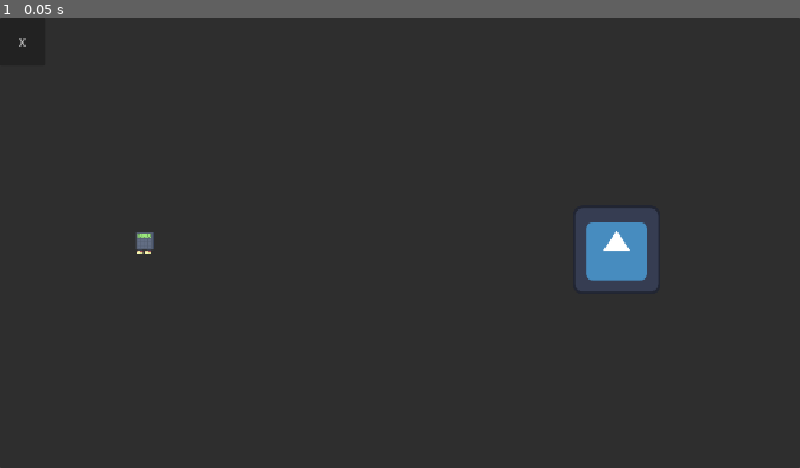
Above: before the commit, frame 1.
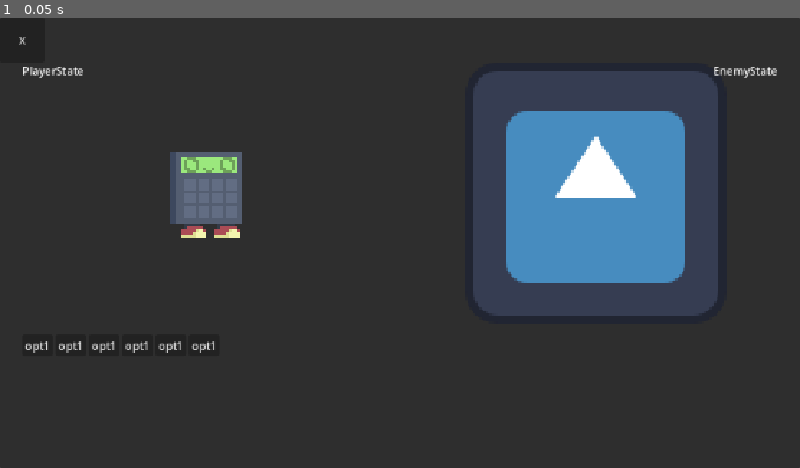
Above: after the commit, the same moment.

Repository: Mak-0001/calculator_rpg
Game: Godot game, scene res://scenes/world/arena.tscn
Two runs of this game, one before a commit and one after it. Both use one fixed random seed, a clock stepped at 60 frames per second and the inputs below. This scene is started directly instead of the project's main scene. The engine's default icon, where the game draws it, is replaced by a stand-in: a white triangle on a blue panel in a dark square.
Inputs:
- Up to frame 1 (0.05 s): no input

The runs differ from the first frame. In frame 1, 18% of the frame differs, in the area x 2-98%, y 4-75%.
Error before the commit: Invalid access to property or key 'enemy_name' on a base object of type 'Nil'. (res://scripts/global_scripts/battle_menager.gd:50)
Error after the commit: Invalid access to property or key 'enemy_res_file' on a base object of type 'Nil'. (res://scripts/world/arena.gd:31)

Commit message:
battle_system_01

Diff:
--- a/project.godot
+++ b/project.godot
@@ -33,21 +33,25 @@
 up={
 "deadzone": 0.2,
 "events": [Object(InputEventKey,"resource_local_to_scene":false,"resource_name":"","device":16,"window_id":0,"alt_press …(190 unchanged characters)…
+, Object(InputEventKey,"resource_local_to_scene":false,"resource_name":"","device":-1,"window_id":0,"alt_pressed":false,"shift_pressed":false,"ctrl_pressed":false,"meta_pressed":false,"pressed":false,"keycode":0,"physical_keycode":4194320,"key_label":0,"unicode":0,"location":0,"echo":false,"script":null)
 ]
 }
 down={
 "deadzone": 0.2,
 "events": [Object(InputEventKey,"resource_local_to_scene":false,"resource_name":"","device":16,"window_id":0,"alt_press …(190 unchanged characters)…
+, Object(InputEventKey,"resource_local_to_scene":false,"resource_name":"","device":-1,"window_id":0,"alt_pressed":false,"shift_pressed":false,"ctrl_pressed":false,"meta_pressed":false,"pressed":false,"keycode":0,"physical_keycode":4194322,"key_label":0,"unicode":0,"location":0,"echo":false,"script":null)
 ]
 }
 left={
 "deadzone": 0.2,
 "events": [Object(InputEventKey,"resource_local_to_scene":false,"resource_name":"","device":-1,"window_id":0,"alt_press …(191 unchanged characters)…
+, Object(InputEventKey,"resource_local_to_scene":false,"resource_name":"","device":-1,"window_id":0,"alt_pressed":false,"shift_pressed":false,"ctrl_pressed":false,"meta_pressed":false,"pressed":false,"keycode":0,"physical_keycode":4194319,"key_label":0,"unicode":0,"location":0,"echo":false,"script":null)
 ]
 }
 right={
 "deadzone": 0.2,
 "events": [Object(InputEventKey,"resource_local_to_scene":false,"resource_name":"","device":-1,"window_id":0,"alt_press …(192 unchanged characters)…
+, Object(InputEventKey,"resource_local_to_scene":false,"resource_name":"","device":-1,"window_id":0,"alt_pressed":false,"shift_pressed":false,"ctrl_pressed":false,"meta_pressed":false,"pressed":false,"keycode":0,"physical_keycode":4194321,"key_label":0,"unicode":0,"location":0,"echo":false,"script":null)
 ]
 }
 interact={
--- a/scenes/world/arena.tscn
+++ b/scenes/world/arena.tscn
@@ -2,6 +2,8 @@
 
 [ext_resource type="Script" uid="uid://dsicro41qsiqc" path="res://scripts/world/arena.gd" id="1_ldtp4"]
 [ext_resource type="Script" uid="uid://cem73yjqklbfe" path="res://scripts/others/button_to_lobby.gd" id="1_pbd5s"]
+[ext_resource type="Texture2D" uid="uid://bgv0nuobsqv3o" path="res://assets/sprites/calc1.png" id="3_cquxp"]
+[ext_resource type="Texture2D" uid="uid://trfjvsv101ib" path="res://icon.svg" id="4_uv0gy"]
 
 [node name="Arena" type="CanvasLayer" unique_id=1533754064]
 layer = 0
@@ -16,18 +18,123 @@
 grow_vertical = 2
 
 [node name="Button" type="Button" parent="Panel" unique_id=2029232956]
+top_level = true
 z_index = 1
-layout_mode = 0
-offset_right = 65.0
-offset_bottom = 69.0
+layout_mode = 1
+offset_right = 64.0
+offset_bottom = 64.0
 text = "X"
 script = ExtResource("1_pbd5s")
 
-[node name="SpriteEnemy" type="Sprite2D" parent="Panel" unique_id=368038903]
-position = Vector2(888, 334)
+[node name="MarginContainer" type="MarginContainer" parent="Panel" unique_id=359340537]
+layout_mode = 1
+anchors_preset = 15
+anchor_right = 1.0
+anchor_bottom = 1.0
+grow_horizontal = 2
+grow_vertical = 2
+theme_override_constants/margin_left = 32
+theme_override_constants/margin_top = 64
+theme_override_constants/margin_right = 32
+theme_override_constants/margin_bottom = 64
 
-[node name="SpritePlayer" type="Sprite2D" parent="Panel" unique_id=900432345]
-position = Vector2(209, 323)
+[node name="VBoxContainer" type="VBoxContainer" parent="Panel/MarginContainer" unique_id=1956219690]
+layout_mode = 2
+theme_override_constants/separation = 16
+
+[node name="HBoxContainer" type="HBoxContainer" parent="Panel/MarginContainer/VBoxContainer" unique_id=1384203509]
+layout_mode = 2
+size_flags_vertical = 3
+alignment = 1
+
+[node name="Container" type="Control" parent="Panel/MarginContainer/VBoxContainer/HBoxContainer" unique_id=1334251951]
+layout_mode = 2
+size_flags_horizontal = 3
+
+[node name="SpritePlayer" type="TextureRect" parent="Panel/MarginContainer/VBoxContainer/HBoxContainer/Container" unique_id=1183682221]
+unique_name_in_owner = true
+texture_filter = 1
+custom_minimum_size = Vector2(64, 128)
+layout_mode = 0
+offset_left = 4.0
+offset_top = 124.0
+offset_right = 526.0
+offset_bottom = 252.0
+size_flags_horizontal = 3
+size_flags_vertical = 4
+texture = ExtResource("3_cquxp")
+stretch_mode = 5
+flip_h = true
+
+[node name="LabelPlayer" type="Label" parent="Panel/MarginContainer/VBoxContainer/HBoxContainer/Container" unique_id=891729242]
+unique_name_in_owner = true
+layout_mode = 0
+offset_right = 40.0
+offset_bottom = 23.0
+text = "PlayerState"
+
+[node name="VSeparator" type="VSeparator" parent="Panel/MarginContainer/VBoxContainer/HBoxContainer" unique_id=1300494624]
+layout_mode = 2
+theme_override_constants/separation = 32
+
+[node name="Container2" type="Control" parent="Panel/MarginContainer/VBoxContainer/HBoxContainer" unique_id=1540712982]
+layout_mode = 2
+size_flags_horizontal = 3
+
+[node name="SpriteEnemy" type="TextureRect" parent="Panel/MarginContainer/VBoxContainer/HBoxContainer/Container2" unique_id=1320951029]
+unique_name_in_owner = true
+texture_filter = 1
+layout_mode = 1
+anchors_preset = 15
+anchor_right = 1.0
+anchor_bottom = 1.0
+grow_horizontal = 2
+grow_vertical = 2
+size_flags_horizontal = 3
+size_flags_vertical = 3
+texture = ExtResource("4_uv0gy")
+stretch_mode = 5
+
+[node name="LabelEnemy" type="Label" parent="Panel/MarginContainer/VBoxContainer/HBoxContainer/Container2" unique_id=456399768]
+unique_name_in_owner = true
+layout_mode = 1
+anchors_preset = 1
+anchor_left = 1.0
+anchor_right = 1.0
+offset_left = -40.0
+offset_bottom = 23.0
+grow_horizontal = 0
+text = "EnemyState"
+
+[node name="VBoxContainer" type="GridContainer" parent="Panel/MarginContainer/VBoxContainer" unique_id=2096489142]
+custom_minimum_size = Vector2(0, 128)
+layout_mode = 2
+size_flags_horizontal = 3
+columns = 6
+
+[node name="Button" type="Button" parent="Panel/MarginContainer/VBoxContainer/VBoxContainer" unique_id=341371236]
+layout_mode = 2
+text = "opt1"
+
+[node name="Button2" type="Button" parent="Panel/MarginContainer/VBoxContainer/VBoxContainer" unique_id=235804447]
+layout_mode = 2
+text = "opt1"
+
+[node name="Button3" type="Button" parent="Panel/MarginContainer/VBoxContainer/VBoxContainer" unique_id=186602766]
+layout_mode = 2
+text = "opt1"
+
+[node name="Button4" type="Button" parent="Panel/MarginContainer/VBoxContainer/VBoxContainer" unique_id=1867077149]
+layout_mode = 2
+text = "opt1"
+
+[node name="Button5" type="Button" parent="Panel/MarginContainer/VBoxContainer/VBoxContainer" unique_id=553983234]
+layout_mode = 2
+text = "opt1"
+
+[node name="Button6" type="Button" parent="Panel/MarginContainer/VBoxContainer/VBoxContainer" unique_id=1835931125]
+layout_mode = 2
+text = "opt1"
 
 [connection signal="ready" from="." to="." method="_on_ready"]
 [connection signal="pressed" from="Panel/Button" to="Panel/Button" method="_on_pressed"]
--- a/scenes/world/room1.tscn
+++ b/scenes/world/room1.tscn
@@ -19,11 +19,10 @@
 script = ExtResource("1_r3iy5")
 
 [node name="EnemyPlaceholder" parent="." unique_id=1448996320 instance=ExtResource("2_cmstx")]
-position = Vector2(-344, -2)
+position = Vector2(-127, 1)
 enemy_res_file = SubResource("Resource_cmstx")
 
 [node name="PlayerMain" parent="." unique_id=1867720141 instance=ExtResource("1_o6xkw")]
-position = Vector2(-149, 25)
 
 [node name="gates" type="Node" parent="." unique_id=2071274928]
 
--- a/scripts/classes/enemy.gd
+++ b/scripts/classes/enemy.gd
@@ -2,11 +2,23 @@
 
 class_name Enemy;
 
-var enemy_name: String;
-@export var enemy_res_file: EnemyFileResource;
+
+@export var enemy_res_file: EnemyFileResource:
+	set(value):
+		enemy_res_file = value;
+		max_health = enemy_res_file.enemy_max_health
+		current_health = enemy_res_file.enemy_max_health
 @export var aligment: ALIGMENT;
+var enemy_icon_path: String;
+var max_health: int;
+var current_health: int:
+	set(value):
+		current_health = value;
 
 func start_battle() -> void:
 	SignalBus.battle_to_start.emit(
 		self
 	);
+
+func connect_enemy_icon_path(texture_res: Texture2D):
+	enemy_icon_path = texture_res.resource_path
--- a/scripts/enemies_script/enemy_placeholder.gd
+++ b/scripts/enemies_script/enemy_placeholder.gd
@@ -5,6 +5,8 @@
 
 func _on_ready() -> void:
 	set_process(false);
+	#enemy_icon_path = ($Sprite2D.texture as Texture2D).resource_path;
+	connect_enemy_icon_path($Sprite2D.texture);
 	match aligment:
 		ALIGMENT.FRIENDLY:
 			pass
--- a/scripts/global_scripts/battle_menager.gd
+++ b/scripts/global_scripts/battle_menager.gd
@@ -5,6 +5,7 @@
 var progress: Array = [];
 
 var player_res: Resource;
+var enemy_node: Enemy;
 var enemy_res: EnemyFileResource;
 
 func _on_ready() -> void:
@@ -38,12 +39,16 @@
 					SignalBus.battle_started.emit();
 
 func start_battle(_enemy: Enemy):
-	enemy_res = _enemy.enemy_res_file as EnemyFileResource;
+	enemy_node = _enemy;
 	go_to_battle();
 
-func set_battlefield():
-	var player_sprite = arena_node.find_child("SpritePlayer") as Sprite2D;
-	var enemy_sprite = arena_node.find_child("SpriteEnemy") as Sprite2D;
+func arena_ready(arena_node_temp: CanvasLayer):
+	arena_node = arena_node_temp as Arena;
+	arena_node.set_battlefield(GameMenager.playerNode, enemy_node)
+
+func set_battlefield(): #useless
+	var player_sprite = arena_node.find_child("SpritePlayer") as TextureRect;
+	var enemy_sprite = arena_node.find_child("SpriteEnemy") as TextureRect;
 	if(player_sprite and enemy_sprite):
 		player_sprite.texture = load("res://assets/sprites/calc1.png");
 		enemy_sprite.texture = load("res://icon.svg");
--- a/scripts/player/player_main.gd
+++ b/scripts/player/player_main.gd
@@ -11,6 +11,16 @@
 #endregion
 var curr_direction : POSS_DIRECTION;
 var can_interact: bool = true;
+
+@export var max_health: int = 10:
+	set(value):
+		current_health = value;
+		max_health = value;
+var current_health: int:
+	set(value):
+		current_health = clamp(value, 0 , max_health);
+		if(value <= 0):
+			die();
 
 #region basics
 func _on_ready() -> void:
@@ -95,4 +105,5 @@
 #endregion
 #region health
 func die() -> void:
-	print("player died")
+	SignalBus.battle_to_end.emit();
+	current_health = max_health;
--- a/scripts/resources_templates/enemy_resource_template.gd
+++ b/scripts/resources_templates/enemy_resource_template.gd
@@ -3,3 +3,4 @@
 
 @export var enemy_name: String;
 @export var enemy_title: String;
+@export var enemy_max_health: int = 10;
--- a/scripts/world/arena.gd
+++ b/scripts/world/arena.gd
@@ -1,11 +1,18 @@
 extends CanvasLayer
+class_name Arena
 
+@onready var sprite_player: TextureRect = %SpritePlayer
+@onready var label_player: Label = %LabelPlayer
 
+@onready var sprite_enemy: TextureRect = %SpriteEnemy
+@onready var label_enemy: Label = %LabelEnemy
 
+var player: PlayerMain;
+var enemy: Enemy;
 
 func _on_ready() -> void:
-	BattleMenager.arena_node = self as CanvasLayer;
-	BattleMenager.set_battlefield();
+	BattleMenager.arena_ready(self);
+	#BattleMenager.set_battlefield();
 	SignalBus.battle_started.connect(battle_start);
 	SignalBus.battle_to_end.connect(battle_end);
 	self.layer = 0;
@@ -16,3 +23,17 @@
 func battle_end():
 	visible = false;
 	queue_free();
+
+
+func set_battlefield(player_temp: PlayerMain, enemy_temp: Enemy):
+	player = player_temp;
+	enemy = enemy_temp;
+	TransitionScript.show_folder(enemy.enemy_res_file.enemy_name);
+	sprite_player.texture = load("res://assets/sprites/calc1.png")
+	sprite_enemy.texture = load(enemy.enemy_icon_path);
+	label_player.text = "Health:{cur_hp}/{max_hp}".format({"cur_hp": player.current_health, "max_hp": player.max_health});
+	label_enemy.text = "Health:{cur_hp}/{max_hp}".format({"cur_hp": enemy.current_health, "max_hp": enemy.max_health});
+	await get_tree().create_timer(0.5).timeout;
+	TransitionScript.fade_out(Color(0,0,255));
+	await TransitionScript.fade_out_complete;
+	self.layer = 1;
Not shown, added: bugi.txt
Not shown, added: tasks.txt
